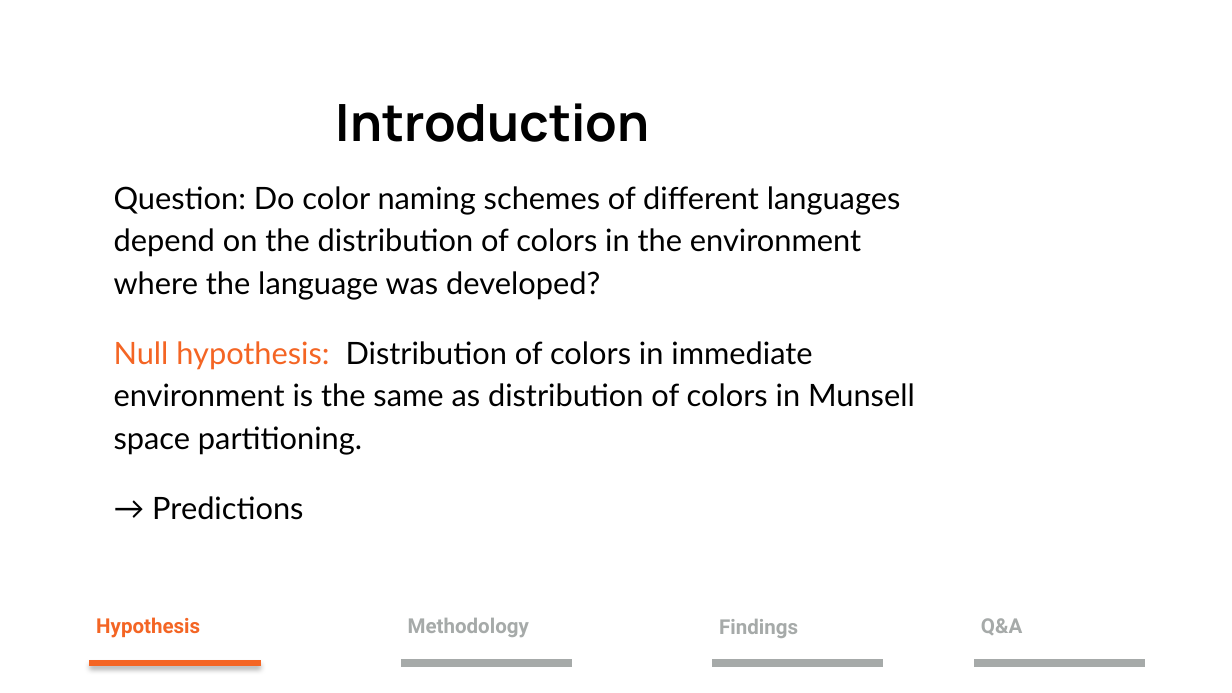
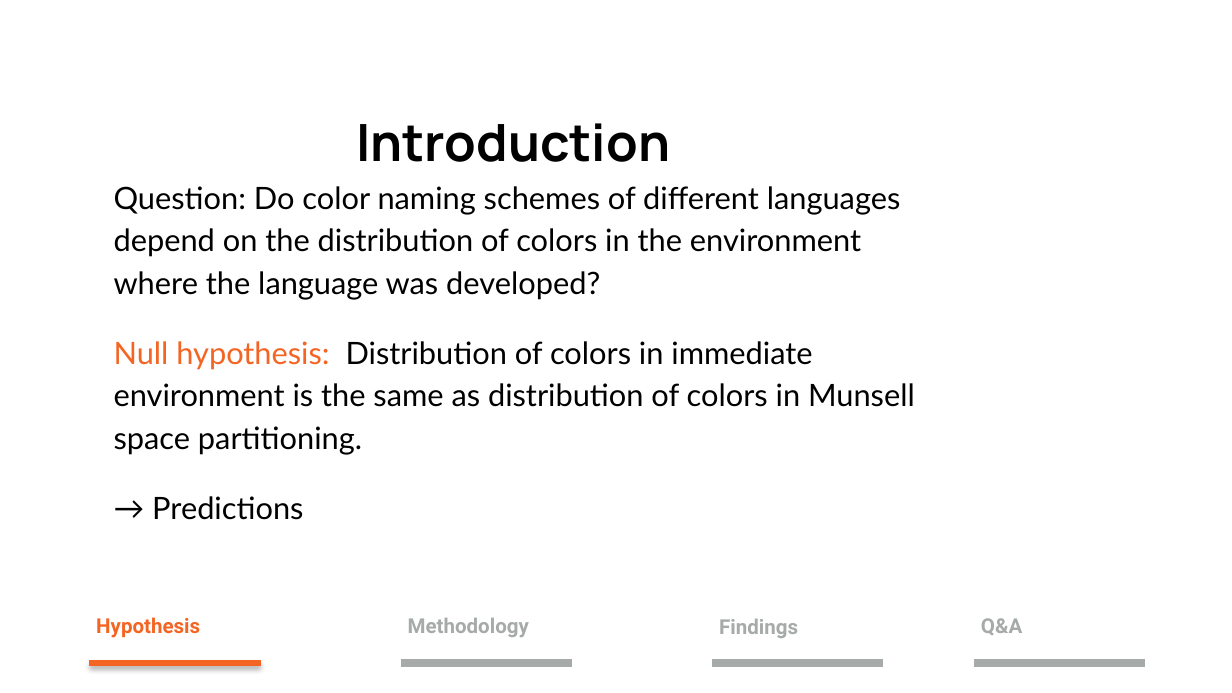
Before and after one commit to oikobill/WCS, a slide deck: slide 2 of LS 39F HW3.pptx. Drawn at 1232x693 pixels with LibreOffice and Linux fonts; fonts in the diff are those of the drawing. Boxes give left, top, right and bottom in pixels: in the first picture for what was removed or moved away, otherwise in the second. Text is boxed around its words. In the diff, an @@ line names an element or a change of style, - is before the commit and + after.

```diff
--- a/LS 39F HW3.pptx
+++ b/LS 39F HW3.pptx
@@ text "Introduction": place and size @@
-text "Introduction" at box(336, 103, 650, 142)
+text "Introduction" at box(356, 123, 670, 162)
```
Also in this commit, not shown: 3 other slides changed, 2 slides added.
